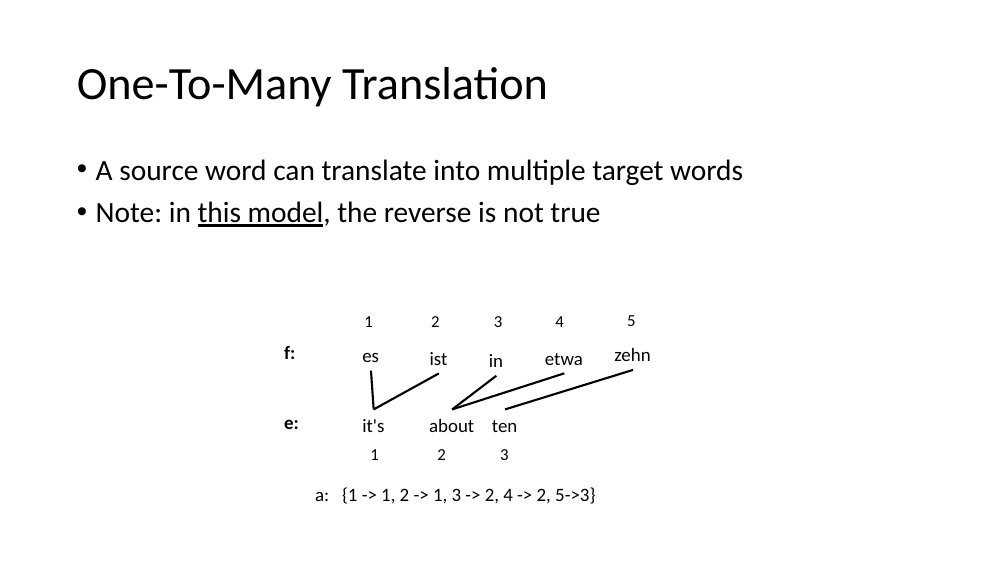
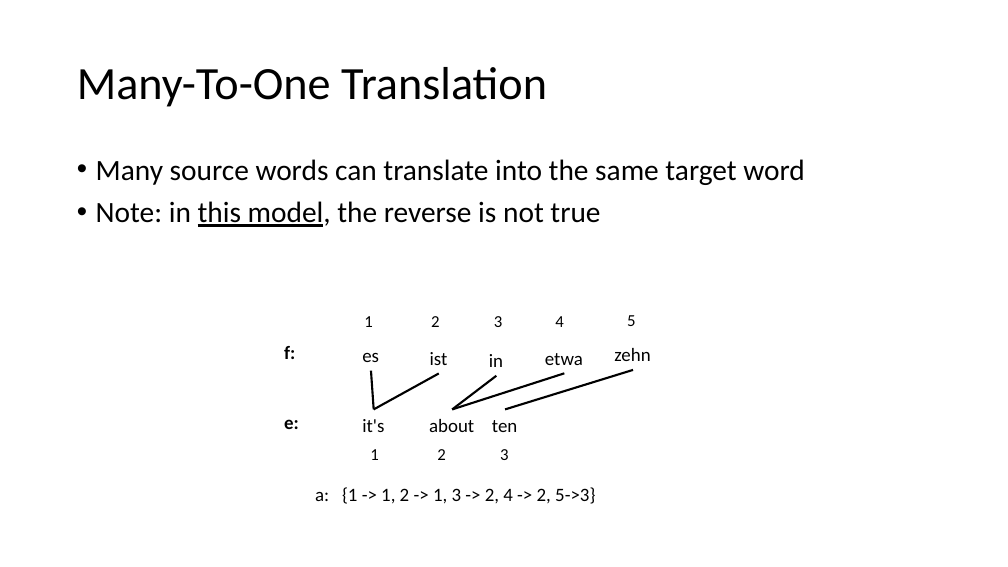
Before and after one commit to isi-nlp/csci_544_fa_18_slides, a slide deck: slide 6 of ibm_1102.pptx. Drawn at 1008x567 pixels with LibreOffice and Linux fonts; fonts in the diff are those of the drawing. Boxes give left, top, right and bottom in pixels: in the first picture for what was removed or moved away, otherwise in the second. Text is boxed around its words. In the diff, an @@ line names an element or a change of style, - is before the commit and + after.

```diff
--- a/ibm_1102.pptx
+++ b/ibm_1102.pptx
@@ title at box(77, 67, 547, 107): text changed @@
-One-To-Many Translation
+Many-To-One Translation
@@ text at box(96, 159, 804, 185): text changed @@
-• A source word can translate into multiple target words
+• Many source words can translate into the same target word
```
Also in this commit, not shown: 12 other slides changed, 2 slides removed.
